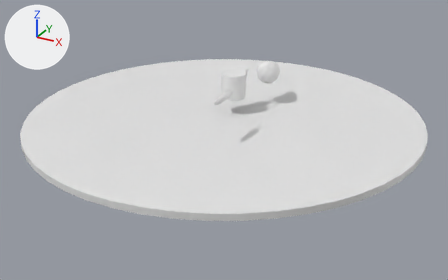
Renders of the Blender file Games/GiftOfTheSanctum/Content/Blender/World.blend from each side of a commit.
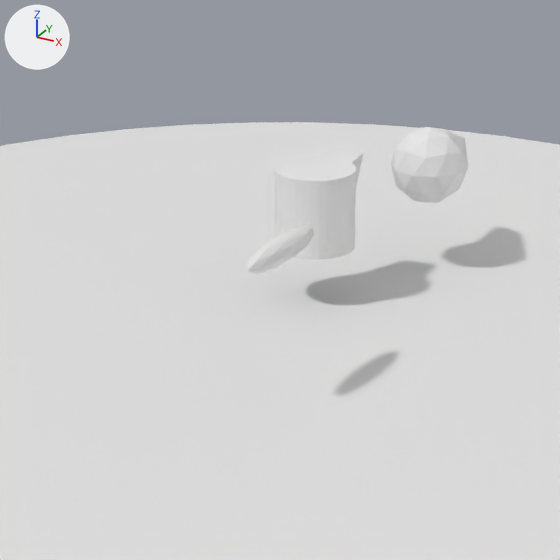
Each version appears first whole from a 50 mm camera at (22.9, -41.7, 18.5) aimed at (0.7, -1.3, -1.7), and next in a close-up on the part from 31% to 69% of the width and 8% to 68% of the height. The lights are fixed; the arrows at upper left show +X, +Y and +Z.

The scene before the commit, as lines of its bpy script (objects in view):
```python
mat_material = diffuse_material('Material')
mat_material.base_color = (0.8, 0.8, 0.8)  # white #e7e7e7
mat_material_004 = diffuse_material('Material.004')
mat_material_004.base_color = (0.8, 0.8, 0.8)  # white #e7e7e7
mat_material_005 = diffuse_material('Material.005')
mat_material_005.base_color = (0.8, 0.8, 0.8)  # white #e7e7e7
me_cylinder = bpy.data.meshes.new('Cylinder')
me_cylinder.from_pydata(...)  # 65 vertices, 34 faces, 1 loose edge; spans x -1.0..1.0, y -1.0..1.81, z -1.0..1.01
me_cylinder.materials.append(mat_material_005)  # white #e7e7e7
me_icosphere = bpy.data.meshes.new('Icosphere')
me_icosphere.from_pydata(...)  # 42 vertices, 80 faces; spans x -0.95..0.95, y -1.0..2.11, z -1.0..1.0
me_icosphere.materials.append(mat_material_004)  # white #e7e7e7
me_icosphere_001 = bpy.data.meshes.new('Icosphere.001')
me_icosphere_001.from_pydata(...)  # an icosphere of 80 faces spanning x -0.29..0.29, y -1.5..1.5, z -0.3..0.3
me_icosphere_001.materials.append(mat_material)  # white #e7e7e7
me_pcylinder1_untitled_004 = bpy.data.meshes.new('pCylinder1_Untitled.004')
me_pcylinder1_untitled_004.from_pydata(...)  # a 50-sided cylinder along z spanning x -1.0..1.0, y -1.0..1.0, z -0.25..0.25
ob_cylinder = bpy.data.objects.new('Cylinder', me_cylinder)
ob_cylinder.location = (0.41, 0.87, 2.34)
ob_floorinner = bpy.data.objects.new('FloorInner', me_pcylinder1_untitled_004)
ob_floorinner.location = (0.0, 0.0, -0.25)
ob_icosphere = bpy.data.objects.new('Icosphere', me_icosphere)
ob_icosphere.location = (1.87, 4.33, 2.69)
ob_icosphere_001 = bpy.data.objects.new('Icosphere.001', me_icosphere_001)
ob_icosphere_001.location = (2.48, -4.59, 3.32)
# also in view: 'FloorRing2' at (0.0, 0.0, -0.3); 'FloorRing5' at (0.0, 0.0, -0.3); 'FloorRing4' at (0.0, 0.0, -0.3); 'FloorRing1' at (0.0, 0.0, -0.3); 'FloorRIng3' at (0.0, 0.0, -0.3)
```
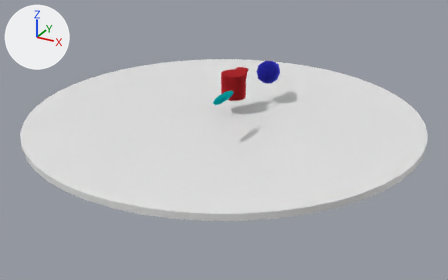
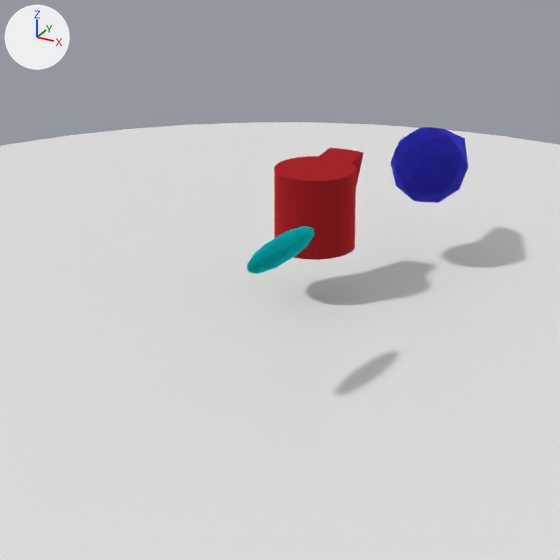
What differs and where, as boxes [x1, y1, x2, y2] in the close-ups (560 x 560 px):
'Cylinder', recoloured (white to red): [274, 148, 363, 260] in both
'Icosphere', recoloured (white to blue): [391, 127, 468, 203] in both
'Icosphere.001', recoloured (white to cyan): [247, 226, 315, 274] in both

Diff of the bpy script that builds the scene:
```diff
--- a/Games/GiftOfTheSanctum/Content/Blender/World.blend.py
+++ b/Games/GiftOfTheSanctum/Content/Blender/World.blend.py
@@ ng_gltf_metallic_roughness @@
+ng_gltf_metallic_roughness = bpy.data.node_groups.new('glTF Metallic Roughness', 'ShaderNodeTree')
+# nodes: AddShader, BsdfPrincipled, CombineColor, CombineXYZ, Group, Math, Mix, MixShader, NewGeometry, NormalMap, RGB, SeparateColor, SeparateXYZ, VectorMath
+# colours: white #ffffff, blue #bcbcff
@@ ng_alphamask @@
+ng_alphamask = bpy.data.node_groups.new('AlphaMask', 'ShaderNodeTree')
+# nodes: BsdfTransparent, Math, MixShader
@@ ng_alphablend @@
+ng_alphablend = bpy.data.node_groups.new('AlphaBlend', 'ShaderNodeTree')
+# nodes: BsdfTransparent, MixShader
@@ ng_emissive @@
+ng_emissive = bpy.data.node_groups.new('Emissive', 'ShaderNodeTree')
+# nodes: Emission, Mix
+# colours: white #e7e7e7
@@ mat_material_004 @@
 mat_material_004 = bpy.data.materials.new('Material.004')
-# nodes: BsdfDiffuse, OutputMaterial
+# nodes: Group, OutputMaterial
+# colours: white #ffffff, blue #3f41e7, blue #bcbcff, black #000000
@@ mat_material_005 @@
 mat_material_005 = bpy.data.materials.new('Material.005')
-# nodes: BsdfDiffuse, OutputMaterial
+# nodes: Group, OutputMaterial
+# colours: white #ffffff, red #e7343a, blue #bcbcff, black #000000
@@ mat_material @@
 mat_material = bpy.data.materials.new('Material')
-# nodes: BsdfDiffuse, OutputMaterial
+# nodes: Group, OutputMaterial
+# colours: white #ffffff, cyan #00dfe7, blue #bcbcff, black #000000
```
